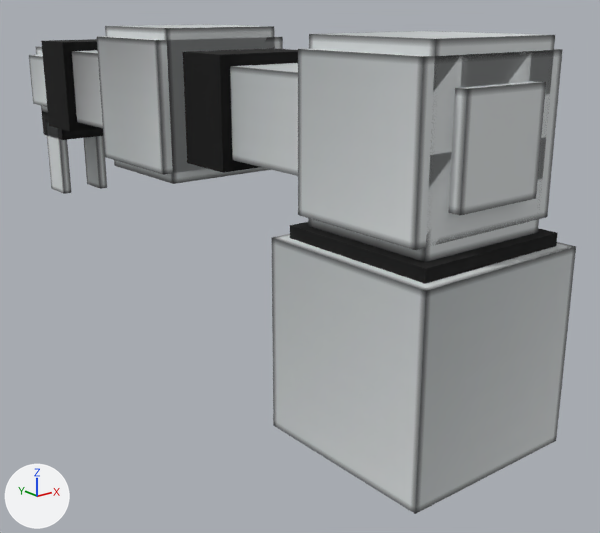
An edit to the OBJ model src/main/resources/assets/mechanicalarms/models/block/arm_basic.obj, drawn before and after from the same camera.
Before and after are seen from a 50 mm camera at (-2.79, -2.58, 2.05) aimed at (0.33, 1.32, 0.49). Lighting does not change. The marker at lower left points along +X, +Y and +Z. Where no turn or scale is listed for an object, it has been applied to the vertices.

The scene before the commit, as lines of its bpy script (objects in view):
```python
ob_arm1 = bpy.data.objects.new('arm1', me_arm1)
ob_arm1.location = (0.0, 0.0, 0.0)
ob_arm1_001 = bpy.data.objects.new('arm1.001', me_arm1_001)
ob_arm1_001.location = (0.0, 0.0, 0.0)
ob_arm1_002 = bpy.data.objects.new('arm1.002', me_arm1_002)
ob_arm1_002.location = (0.0, 0.0, 0.0)
ob_arm1_003 = bpy.data.objects.new('arm1.003', me_arm1_003)
ob_arm1_003.location = (0.0, 0.0, 0.0)
ob_arm2 = bpy.data.objects.new('arm2', me_arm2)
ob_arm2.location = (0.0, 0.0, 0.0)
ob_arm2_001 = bpy.data.objects.new('arm2.001', me_arm2_001)
ob_arm2_001.location = (0.0, 0.0, 0.0)
ob_arm2_002 = bpy.data.objects.new('arm2.002', me_arm2_002)
ob_arm2_002.location = (0.0, 0.0, 0.0)
ob_arm2_003 = bpy.data.objects.new('arm2.003', me_arm2_003)
ob_arm2_003.location = (0.0, 0.0, 0.0)
ob_claw_001 = bpy.data.objects.new('claw.001', me_claw_001)
ob_claw_001.location = (0.0, 0.0, 0.0)
# also in view: 'Base.001' at (0.0, 0.0, 0.5); 'hand.001' at (0.0, 3.81, 1.5); 'Base' at (0.0, 0.0, 1.03); 'claw' at (-0.16, 3.81, 0.91)
```
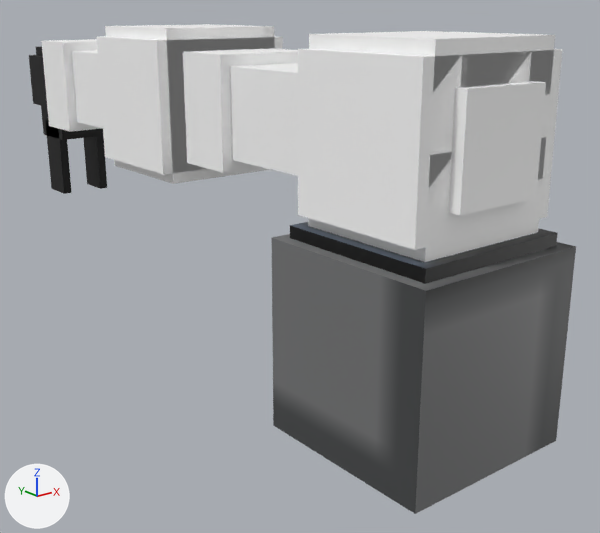
Where the change shows, as pixel boxes (x1, y1, x2, y2) in the pictures (600 x 533 px):
'Base.001', recoloured: (272, 234, 576, 514) in both
'arm1.001', recoloured (grey to white): (298, 49, 563, 250) in both
'arm1.002', recoloured (grey to white): (230, 63, 546, 215) in both
'arm1', recoloured (grey to white): (308, 31, 555, 262) in both
'arm2.001', recoloured: (97, 36, 283, 175) in both
'arm1.003', recoloured (black to white): (183, 48, 298, 173) in both
'arm2', recoloured: (105, 24, 275, 184) in both
'Base', recoloured: (290, 222, 558, 284) in both
'arm2.003', recoloured (black to white): (41, 39, 102, 132) in both
'arm2.002', recoloured (grey to white): (72, 50, 103, 128) in both
'claw', recoloured (grey to black): (45, 120, 71, 194) in both
'claw.001', recoloured (grey to black): (84, 136, 107, 189) in both
'hand.001', recoloured (grey to black): (29, 55, 47, 107) in both

The change, as a diff of the scene's bpy script:
```diff
--- a/src/main/resources/assets/mechanicalarms/models/block/arm_basic.obj.py
+++ b/src/main/resources/assets/mechanicalarms/models/block/arm_basic.obj.py
@@ me_arm1 @@
 me_arm1.from_pydata(...)  # 8 vertices, 6 faces; spans x -0.375..0.375, y -0.375..0.375, z 1.062..1.938
-me_arm1.materials.append(mat_none)  # picture img_arm_basic
+me_arm1.materials.append(mat_arm1)  # picture img_arm_arm
@@ me_arm1_001 @@
 me_arm1_001.from_pydata(...)  # 8 vertices, 6 faces; spans x -0.438..0.438, y -0.375..0.375, z 1.125..1.875
-me_arm1_001.materials.append(mat_none)  # picture img_arm_basic
+me_arm1_001.materials.append(mat_arm1)  # picture img_arm_arm
@@ me_arm1_002 @@
 me_arm1_002.from_pydata(...)  # 8 vertices, 6 faces; spans x -0.25..0.25, y -0.44..1.38, z 1.25..1.75
-me_arm1_002.materials.append(mat_none)  # picture img_arm_basic
+me_arm1_002.materials.append(mat_arm1)  # picture img_arm_arm
@@ me_arm1_003 @@
 me_arm1_003.from_pydata(...)  # 8 vertices, 6 faces; spans x -0.312..0.312, y 1.188..1.563, z 1.187..1.812
-me_arm1_003.materials.append(mat_none)  # picture img_arm_basic
+me_arm1_003.materials.append(mat_arm1)  # picture img_arm_arm
@@ me_arm2 @@
 me_arm2.from_pydata(...)  # 8 vertices, 6 faces; spans x -0.375..0.375, y 1.625..2.375, z 1.062..1.937
-me_arm2.materials.append(mat_none)  # picture img_arm_basic
+me_arm2.materials.append(mat_arm2)  # picture img_arm_arm
@@ me_arm2_001 @@
 me_arm2_001.from_pydata(...)  # 8 vertices, 6 faces; spans x -0.438..0.438, y 1.625..2.375, z 1.125..1.875
-me_arm2_001.materials.append(mat_none)  # picture img_arm_basic
+me_arm2_001.materials.append(mat_arm2)  # picture img_arm_arm
@@ me_arm2_002 @@
 me_arm2_002.from_pydata(...)  # 8 vertices, 6 faces; spans x -0.25..0.25, y 1.56..3.38, z 1.25..1.75
-me_arm2_002.materials.append(mat_none)  # picture img_arm_basic
+me_arm2_002.materials.append(mat_arm2)  # picture img_arm_arm
@@ me_arm2_003 @@
 me_arm2_003.from_pydata(...)  # 8 vertices, 6 faces; spans x -0.312..0.312, y 3.188..3.563, z 1.187..1.812
-me_arm2_003.materials.append(mat_none)  # picture img_arm_basic
+me_arm2_003.materials.append(mat_arm2)  # picture img_arm_arm
@@ me_base @@
 me_base.from_pydata(...)  # 8 vertices, 6 faces; spans x -0.438..0.438, y -0.437..0.438, z 1.0..1.062
-me_base.materials.append(mat_none)  # picture img_arm_basic
+me_base.materials.append(mat_base)  # picture img_arm_base
@@ me_base_001 @@
 me_base_001.from_pydata(...)  # 8 vertices, 6 faces; spans x -0.5..0.5, y -0.5..0.5, z 0.0..1.0
-me_base_001.materials.append(mat_none)  # picture img_arm_basic
+me_base_001.materials.append(mat_base)  # picture img_arm_base
@@ me_claw @@
 me_claw.from_pydata(...)  # 8 vertices, 6 faces; spans x -0.188..-0.125, y 3.688..3.938, z 0.625..1.187
-me_claw.materials.append(mat_none)  # picture img_arm_basic
+me_claw.materials.append(mat_claw)  # picture img_arm_claw
@@ me_claw_001 @@
 me_claw_001.from_pydata(...)  # 8 vertices, 6 faces; spans x 0.125..0.188, y 3.688..3.938, z 0.625..1.187
-me_claw_001.materials.append(mat_none)  # picture img_arm_basic
+me_claw_001.materials.append(mat_claw)  # picture img_arm_claw
@@ me_hand_001 @@
 me_hand_001.from_pydata(...)  # 8 vertices, 6 faces; spans x -0.25..0.25, y 3.625..4.0, z 1.312..1.687
-me_hand_001.materials.append(mat_none)  # picture img_arm_basic
+me_hand_001.materials.append(mat_hand)  # picture img_arm_hand
```
